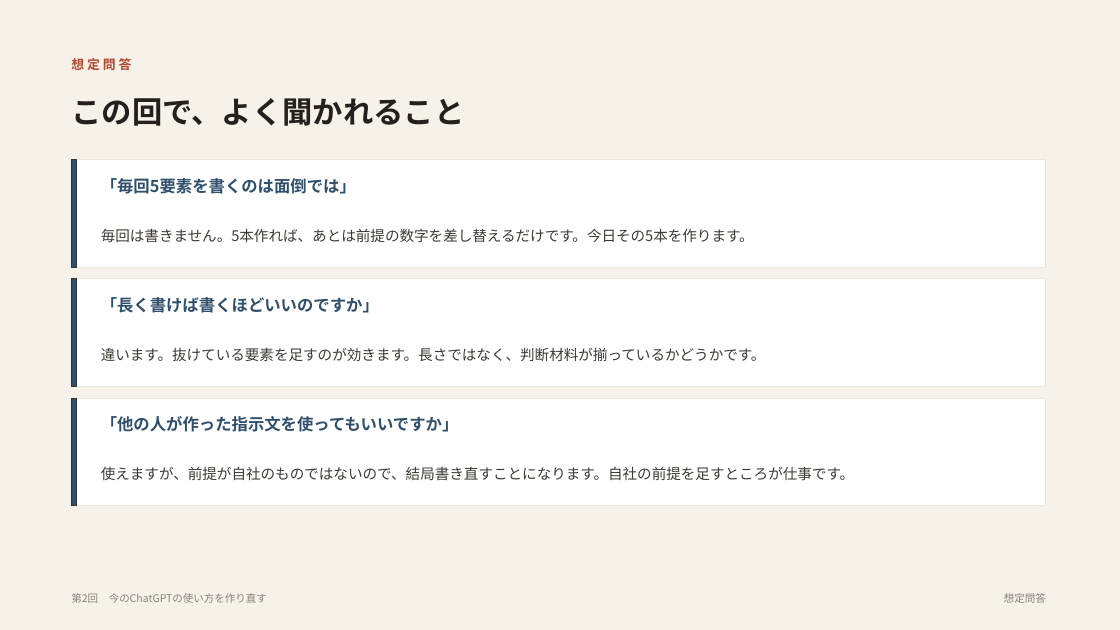
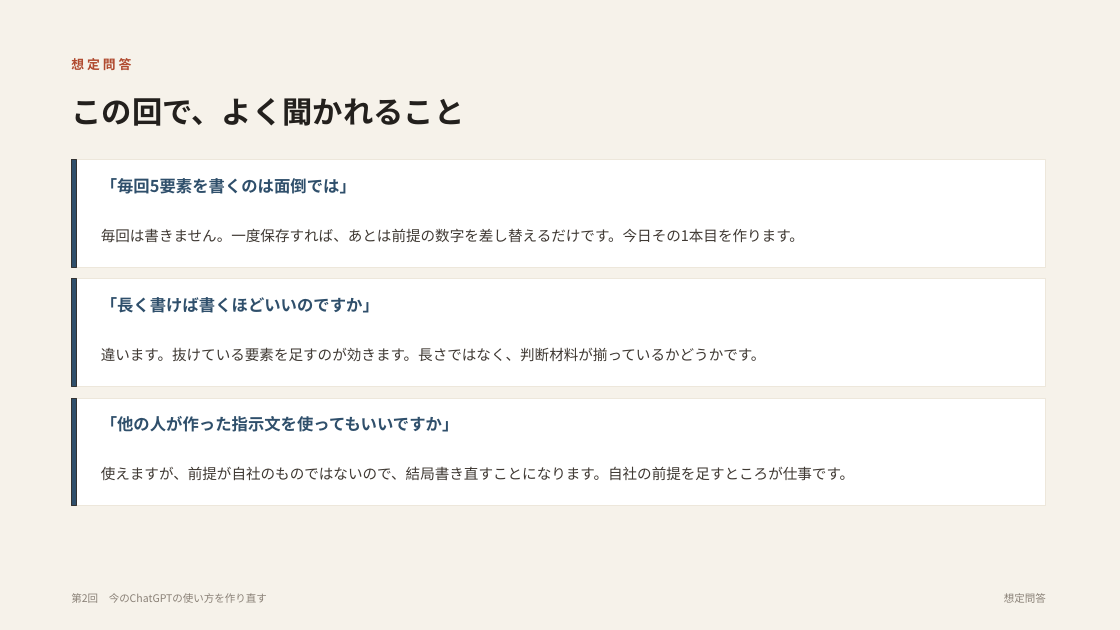
Before and after one commit to yusuke-aoki-bit/founders-ai-program, a slide deck: slide 9 of slides/pptx/第02回_今のChatGPTの使い方を作り直す.pptx. Drawn at 1120x630 pixels with LibreOffice and Linux fonts; fonts in the diff are those of the drawing. Boxes give left, top, right and bottom in pixels: in the first picture for what was removed or moved away, otherwise in the second. Text is boxed around its words. In the diff, an @@ line names an element or a change of style, - is before the commit and + after.

```diff
--- a/slides/pptx/第02回_今のChatGPTの使い方を作り直す.pptx
+++ b/slides/pptx/第02回_今のChatGPTの使い方を作り直す.pptx
@@ text at (x1=101, y1=228, x2=804, y2=243): text changed @@
-毎回は書きません。5本作れば、あとは前提の数字を差し替えるだけです。今日その5本を作ります。
+毎回は書きません。一度保存すれば、あとは前提の数字を差し替えるだけです。今日その1本目を作ります。
```
Also in this commit, not shown: 9 other slides changed, 10 other files.
